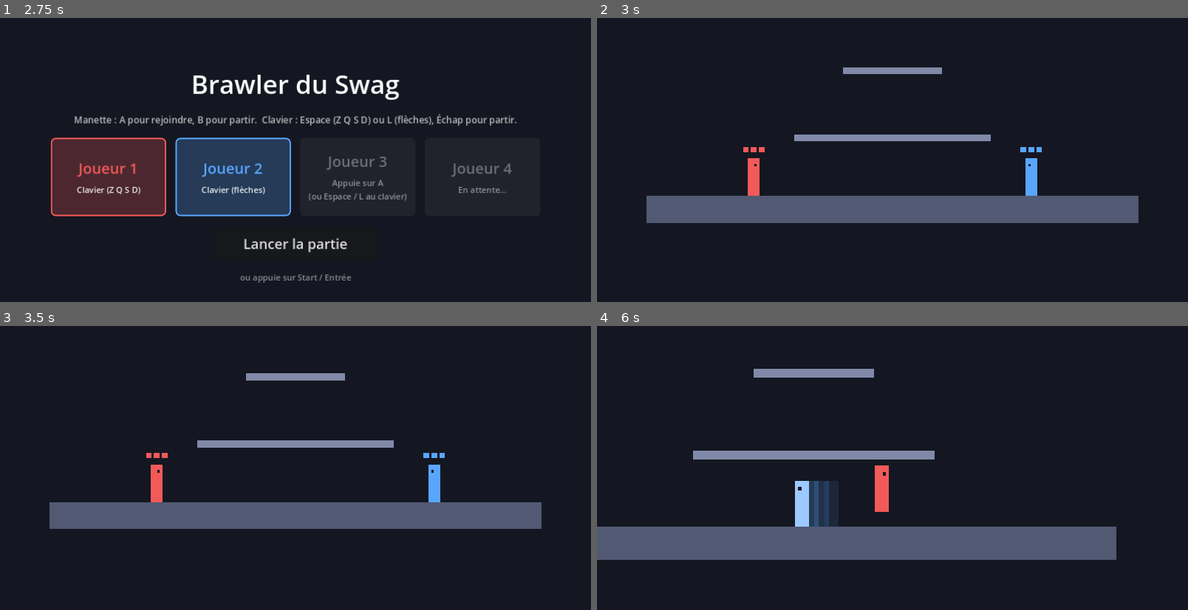
Above: before the commit, frames 1-4 (two rows, left to right).
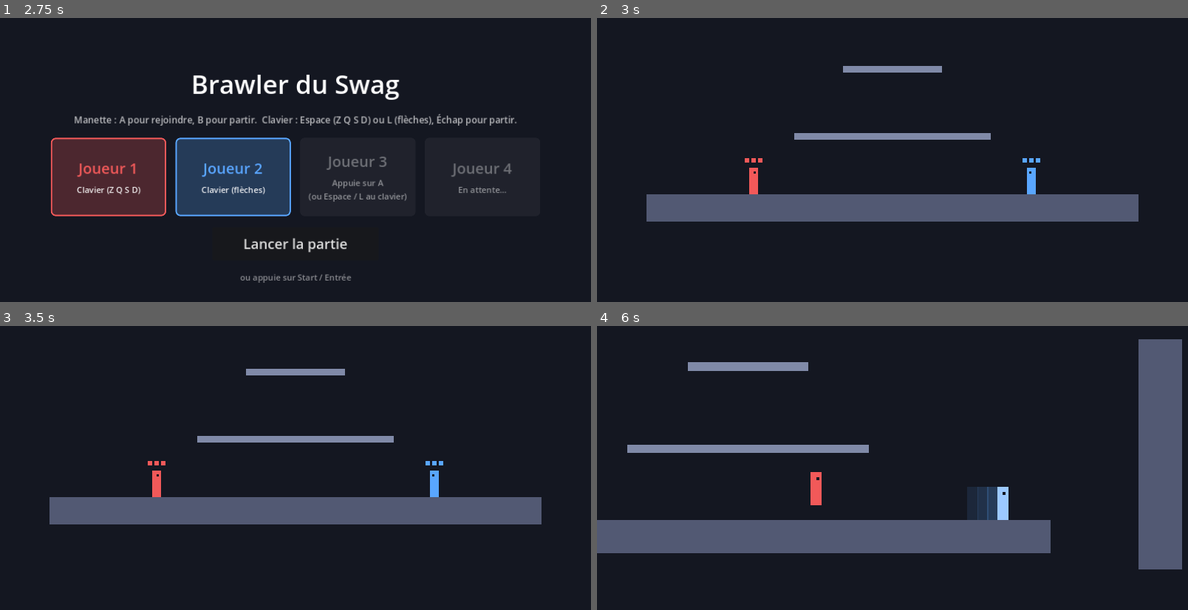
Above: after the commit, the same moments.

Repository: BBStain/jvtest
Game: Godot game, scene res://scenes/lobby.tscn
Two runs of this game, one before a commit and one after it. Both use one fixed random seed, a clock stepped at 60 frames per second and the inputs below.
Inputs (mouse positions are in pixels of both pictures, inside the frame that each line leads up to):
- Up to frame 1 (2.75 s): tap Enter at 0.5, 2 s; move the mouse to (425, 157) at 0.52 s; hold D 0.53-2.03 s; tap F at 0.6 s; click (425, 157) at 0.67 s; tap Space at 0.77, 1.07, 1.25, 1.52, 1.82 s; tap R at 0.8, 1.35 s; move the mouse to (177, 191) at 1.27 s; tap G at 1.55, 2.1 s; move the mouse to (354, 103) at 2.02 s; hold A from 2.03 s (still down); tap L at 2.3 s
- Up to frame 2 (3 s): release A at 2.75 s; click "Lancer la partie" at 2.75 s
- Up to frame 3 (3.5 s): no input
- Up to frame 4 (6 s): move the mouse to (862, 550) at 3.52 s; hold D 3.53-5.03 s; tap L at 3.6 s; click (862, 550) at 3.67 s; tap Space at 3.77, 4.07, 4.52, 4.82, 5.27, 5.57 s; tap K at 3.8, 4.35 s; move the mouse to (1069, 533) at 4.27 s; tap I at 4.55, 5.1 s; move the mouse to (715, 433) at 5.02 s; hold A 5.03-5.78 s; tap J at 5.3, 5.85 s; move the mouse to (922, 482) at 5.77 s; hold D from 5.78 s (still down); click (922, 482) at 5.92 s

Frame 1 is identical in both runs. In frame 2, 1.7% of the frame differs, in the area x 8-92%, y 16-73%; in frame 3, 4.8%; in frame 4, 16%, in the area x 0-99%, y 4-86%.

Commit message:
Personnages plus petits et attaque lourde en arc de cercle
Les barres passent de 26x84 à 20x60. L'attaque lourde (Y, R ou I) lève
l'arme au-dessus de la tête puis balaie en arc jusqu'aux pieds, devant
soi. Si une attaque légère la contre, les deux s'annulent et celui qui a
contré voit sa recharge doublée.

Co-Authored-By: Claude Opus 5.5 (1M context) <noreply@anthropic.com>
Claude-Session: https://claude.ai/code/session_01THvWsQSvKyigxsJfQsC1D9

Diff:
--- a/scripts/fighter.gd
+++ b/scripts/fighter.gd
@@ -14,7 +14,7 @@
 const PLATFORM_LAYER := 3  ## numéro de la couche "plateformes_traversables"
 
 # --- Corps ---
-const BODY_SIZE := Vector2(26, 84)      ## largeur, hauteur de la barre (en pixels)
+const BODY_SIZE := Vector2(20, 60)      ## largeur, hauteur de la barre (en pixels)
 
 # --- Déplacement ---
 const RUN_SPEED := 460.0                ## vitesse de course max
@@ -45,13 +45,24 @@
 const DASH_END_KEEP := 0.4              ## part de la vitesse gardée à la fin du dash
 const AIR_DASHES := 1                   ## dashs possibles en l'air avant de retoucher le sol
 
-# --- Attaque ---
+# --- Attaque légère (X) : un coup droit vers l'adversaire ---
 const ATTACK_STARTUP := 0.04            ## délai avant que le coup touche
 const ATTACK_ACTIVE := 0.10             ## durée pendant laquelle le coup peut toucher
 const ATTACK_COOLDOWN := 0.30           ## temps de recharge entre deux attaques
-const ATTACK_REACH := 62.0              ## distance entre le centre du perso et le centre du coup
-const ATTACK_RADIUS := 34.0             ## taille de la zone qui touche
+const ATTACK_REACH := 48.0              ## distance entre le centre du perso et le centre du coup
+const ATTACK_RADIUS := 26.0             ## taille de la zone qui touche
 const CLASH_LOCKOUT := 0.08             ## petit temps mort après un choc d'attaques
+
+# --- Attaque lourde (Y) : un arc de cercle du dessus de la tête jusqu'aux pieds, devant soi ---
+const HEAVY_STARTUP := 0.18             ## on lève l'arme avant de frapper
+const HEAVY_ACTIVE := 0.18              ## durée du balayage
+const HEAVY_COOLDOWN := 0.65
+const HEAVY_ARC_RADIUS := 56.0          ## distance entre le centre du perso et le bout de l'arme
+const HEAVY_TIP_RADIUS := 24.0          ## taille de la zone qui touche au bout de l'arme
+const HEAVY_ARC_START := -100.0         ## angle de départ en degrés (-90 = droit au-dessus de la tête)
+const HEAVY_ARC_END := 32.0             ## angle d'arrivée (à hauteur des pieds, devant soi)
+const HEAVY_KNOCKBACK := 650.0
+const COUNTER_COOLDOWN_MULT := 2.0      ## contrer une attaque lourde avec une légère : recharge x2
 
 # --- Coup reçu ---
 const INVINCIBLE_TIME := 0.55           ## doit rester plus long que ATTACK_COOLDOWN
@@ -87,6 +98,7 @@
 var _attack_time := -1.0                ## temps écoulé depuis le début de l'attaque (-1 = pas d'attaque)
 var _attack_dir := Vector2.RIGHT
 var _attack_has_hit := false
+var _attack_heavy := false              ## true = attaque lourde en cours
 var _attack_cooldown_timer := 0.0
 
 var _invincible_timer := 0.0
@@ -149,7 +161,9 @@
 		_tick_movement(input, on_floor, delta)
 
 	if input.attack_pressed:
-		_try_start_attack()
+		_try_start_attack(false)
+	elif input.heavy_pressed:
+		_try_start_attack(true)
 	_tick_attack(delta)
 
 	move_and_slide()
@@ -232,7 +246,7 @@
 		velocity *= DASH_END_KEEP
 
 
-func _try_start_attack() -> void:
+func _try_start_attack(heavy: bool) -> void:
 	if not can_attack():
 		return
 	if target != null and not target.eliminated:
@@ -242,17 +256,37 @@
 		_attack_dir = Vector2(facing, 0.0)
 	if absf(_attack_dir.x) > 0.1:
 		facing = signf(_attack_dir.x)
+	_attack_heavy = heavy
 	_attack_time = 0.0
 	_attack_has_hit = false
-	_attack_cooldown_timer = ATTACK_COOLDOWN
+	_attack_cooldown_timer = HEAVY_COOLDOWN if heavy else ATTACK_COOLDOWN
 
 
 func _tick_attack(delta: float) -> void:
 	if _attack_time < 0.0:
 		return
 	_attack_time += delta
-	if _attack_time >= ATTACK_STARTUP + ATTACK_ACTIVE:
+	if _attack_time >= _attack_startup() + _attack_active():
 		_attack_time = -1.0
+
+
+func _attack_startup() -> float:
+	return HEAVY_STARTUP if _attack_heavy else ATTACK_STARTUP
+
+
+func _attack_active() -> float:
+	return HEAVY_ACTIVE if _attack_heavy else ATTACK_ACTIVE
+
+
+## Angle actuel de l'arme pendant l'attaque lourde (en radians, côté "facing").
+func _heavy_angle() -> float:
+	var progress := clampf((_attack_time - HEAVY_STARTUP) / HEAVY_ACTIVE, 0.0, 1.0)
+	return deg_to_rad(lerpf(HEAVY_ARC_START, HEAVY_ARC_END, progress))
+
+
+## Position du bout de l'arme (par rapport au centre du perso) pour un angle donné.
+func _heavy_tip(angle: float) -> Vector2:
+	return Vector2(facing * cos(angle), sin(angle)) * HEAVY_ARC_RADIUS
 
 
 func _cancel_attack() -> void:
@@ -278,7 +312,7 @@
 
 
 func _is_attack_startup_or_active() -> bool:
-	return _attack_time >= 0.0 and _attack_time < ATTACK_STARTUP + ATTACK_ACTIVE
+	return _attack_time >= 0.0 and _attack_time < _attack_startup() + _attack_active()
 
 
 func can_attack() -> bool:
@@ -288,12 +322,27 @@
 
 ## Le coup peut-il toucher en ce moment ?
 func is_attack_active() -> bool:
-	return _attack_time >= ATTACK_STARTUP and _attack_time < ATTACK_STARTUP + ATTACK_ACTIVE \
+	return _attack_time >= _attack_startup() and _attack_time < _attack_startup() + _attack_active() \
 		and not _attack_has_hit
 
 
+func is_heavy_attack() -> bool:
+	return _attack_heavy
+
+
+## Centre de la zone qui touche : devant soi pour l'attaque légère, au bout de l'arme pour la lourde.
 func attack_center() -> Vector2:
+	if _attack_heavy:
+		return global_position + _heavy_tip(_heavy_angle())
 	return global_position + _attack_dir * ATTACK_REACH
+
+
+func attack_radius() -> float:
+	return HEAVY_TIP_RADIUS if _attack_heavy else ATTACK_RADIUS
+
+
+func attack_knockback() -> float:
+	return HEAVY_KNOCKBACK if _attack_heavy else HIT_KNOCKBACK
 
 
 func attack_direction() -> Vector2:
@@ -316,17 +365,18 @@
 
 
 ## Deux attaques se sont touchées : elles s'annulent et on est repoussé.
-func clash(push_dir: Vector2) -> void:
+## countered_heavy = on a contré une attaque lourde avec une légère : recharge doublée.
+func clash(push_dir: Vector2, countered_heavy := false) -> void:
 	_cancel_attack()
-	_attack_cooldown_timer = CLASH_LOCKOUT
+	_attack_cooldown_timer = ATTACK_COOLDOWN * COUNTER_COOLDOWN_MULT if countered_heavy else CLASH_LOCKOUT
 	velocity = push_dir * CLASH_PUSH + Vector2(0.0, -150.0)
 	_knockback_timer = KNOCKBACK_TIME
 
 
-func take_hit(hit_dir: Vector2) -> void:
+func take_hit(hit_dir: Vector2, knockback := HIT_KNOCKBACK) -> void:
 	_cancel_attack()
 	_dash_timer = 0.0
-	velocity = hit_dir * HIT_KNOCKBACK + Vector2(0.0, -200.0)
+	velocity = hit_dir * knockback + Vector2(0.0, -200.0)
 	_knockback_timer = KNOCKBACK_TIME
 	_lose_life()
 
@@ -383,10 +433,24 @@
 	draw_rect(body, body_color)
 
 	# Petit œil pour voir de quel côté on regarde
-	draw_rect(Rect2(Vector2(facing * 4.0 - 3.0, -BODY_SIZE.y / 2.0 + 12.0), Vector2(6, 6)), Color(0.08, 0.09, 0.13))
-
-	# L'attaque : une barre blanche orientée vers l'adversaire
-	if is_attacking():
+	draw_rect(Rect2(Vector2(facing * 3.0 - 2.5, -BODY_SIZE.y / 2.0 + 9.0), Vector2(5, 5)), Color(0.08, 0.09, 0.13))
+
+	# L'attaque lourde : l'arme levée au-dessus de la tête, puis un arc jusqu'aux pieds
+	if is_attacking() and _attack_heavy:
+		var angle := _heavy_angle()
+		if _attack_time >= HEAVY_STARTUP:
+			var trail := PackedVector2Array()
+			var start := deg_to_rad(HEAVY_ARC_START)
+			for i in 9:
+				trail.append(_heavy_tip(lerpf(start, angle, i / 8.0)))
+			draw_polyline(trail, Color(color.lightened(0.5), 0.5), 10.0)
+		var tip := _heavy_tip(angle)
+		var blade_color := Color(1, 1, 1, 0.95) if _attack_time >= HEAVY_STARTUP else Color(1, 1, 1, 0.6)
+		draw_line(tip * 0.2, tip, blade_color, 9.0)
+		draw_circle(tip, 9.0, color.lightened(0.6))
+
+	# L'attaque légère : une barre blanche orientée vers l'adversaire
+	elif is_attacking():
 		draw_set_transform(Vector2.ZERO, _attack_dir.angle())
 		var length := ATTACK_REACH + ATTACK_RADIUS
 		if _attack_time < ATTACK_STARTUP:
@@ -399,10 +463,10 @@
 	# Les vies au-dessus de la tête
 	if _lives_show_timer > 0.0:
 		var alpha := clampf(_lives_show_timer / 0.4, 0.0, 1.0)
-		var size := 12.0
-		var gap := 6.0
+		var size := 10.0
+		var gap := 5.0
 		var total := START_LIVES * size + (START_LIVES - 1) * gap
-		var y := -BODY_SIZE.y / 2.0 - 26.0
+		var y := -BODY_SIZE.y / 2.0 - 22.0
 		for i in START_LIVES:
 			var pip := Rect2(-total / 2.0 + i * (size + gap), y, size, size)
 			if i < lives:
--- a/scripts/game.gd
+++ b/scripts/game.gd
@@ -116,6 +116,7 @@
 
 
 ## Deux attaques qui se touchent s'annulent et repoussent les deux joueurs.
+## Si une attaque légère contre une attaque lourde, celui qui a contré a une recharge doublée.
 func _resolve_clashes() -> void:
 	for i in fighters.size():
 		for j in range(i + 1, fighters.size()):
@@ -123,15 +124,15 @@
 			var b := fighters[j]
 			if not (a.is_attack_active() and b.is_attack_active()):
 				continue
-			if a.attack_center().distance_to(b.attack_center()) > Fighter.ATTACK_RADIUS * 2.0:
+			if a.attack_center().distance_to(b.attack_center()) > a.attack_radius() + b.attack_radius():
 				continue
 			var push := a.global_position - b.global_position
 			if push.length() < 1.0:
 				push = Vector2(-1.0, 0.0)
 			push.y = 0.0
 			push = push.normalized()
-			a.clash(push)
-			b.clash(-push)
+			a.clash(push, b.is_heavy_attack() and not a.is_heavy_attack())
+			b.clash(-push, a.is_heavy_attack() and not b.is_heavy_attack())
 
 
 func _resolve_hits() -> void:
@@ -141,8 +142,11 @@
 		for victim in fighters:
 			if victim == attacker or not victim.can_be_hit():
 				continue
-			if _circle_hits_rect(attacker.attack_center(), Fighter.ATTACK_RADIUS, victim.body_rect()):
-				victim.take_hit(attacker.attack_direction())
+			if _circle_hits_rect(attacker.attack_center(), attacker.attack_radius(), victim.body_rect()):
+				var hit_dir := (victim.global_position - attacker.global_position).normalized()
+				if not attacker.is_heavy_attack():
+					hit_dir = attacker.attack_direction()
+				victim.take_hit(hit_dir, attacker.attack_knockback())
 				attacker.mark_attack_hit()
 				break
 
--- a/scripts/input/input_bindings.gd
+++ b/scripts/input/input_bindings.gd
@@ -7,35 +7,39 @@
 ##   {"type": "keyboard", "layout": 1}  -> clavier, côté droit (flèches)
 ##   {"type": "joypad", "id": 2}        -> la manette n°2 connectée
 ##
-## Manette : stick gauche ou croix pour bouger, A sauter, X attaquer, gâchette gauche (ou LB) dash.
+## Manette : stick gauche ou croix pour bouger, A sauter, X attaque légère, Y attaque lourde,
+## gâchette gauche (ou LB) dash.
 ## Les touches clavier sont des touches PHYSIQUES : "W A S D" ici = "Z Q S D" sur un clavier AZERTY.
 
 const KEYBOARD_LAYOUTS := [
-	# Clavier gauche : Z Q S D pour bouger, Espace saut, F attaque, G dash
+	# Clavier gauche : Z Q S D pour bouger, Espace saut, F attaque légère, R attaque lourde, G dash
 	{
 		"name": "Clavier (Z Q S D)",
 		"left": [KEY_A], "right": [KEY_D], "up": [KEY_W], "down": [KEY_S],
-		"jump": [KEY_SPACE], "attack": [KEY_F], "dash": [KEY_G],
+		"jump": [KEY_SPACE], "attack": [KEY_F], "heavy": [KEY_R], "dash": [KEY_G],
 	},
-	# Clavier droit : flèches pour bouger, L saut, K attaque, J dash (ou pavé numérique 0 / 1 / 2)
+	# Clavier droit : flèches pour bouger, L saut, K attaque légère, I attaque lourde, J dash
+	# (ou pavé numérique 0 / 1 / 3 / 2)
 	{
 		"name": "Clavier (flèches)",
 		"left": [KEY_LEFT], "right": [KEY_RIGHT], "up": [KEY_UP], "down": [KEY_DOWN],
-		"jump": [KEY_L, KEY_KP_0], "attack": [KEY_K, KEY_KP_1], "dash": [KEY_J, KEY_KP_2],
+		"jump": [KEY_L, KEY_KP_0], "attack": [KEY_K, KEY_KP_1], "heavy": [KEY_I, KEY_KP_3],
+		"dash": [KEY_J, KEY_KP_2],
 	},
 ]
 
 const GAMEPAD_BUTTONS := {
 	"left": [JOY_BUTTON_DPAD_LEFT], "right": [JOY_BUTTON_DPAD_RIGHT],
 	"up": [JOY_BUTTON_DPAD_UP], "down": [JOY_BUTTON_DPAD_DOWN],
-	"jump": [JOY_BUTTON_A], "attack": [JOY_BUTTON_X], "dash": [JOY_BUTTON_LEFT_SHOULDER],
+	"jump": [JOY_BUTTON_A], "attack": [JOY_BUTTON_X], "heavy": [JOY_BUTTON_Y],
+	"dash": [JOY_BUTTON_LEFT_SHOULDER],
 }
 const GAMEPAD_AXES := {
 	"left": [JOY_AXIS_LEFT_X, -1.0], "right": [JOY_AXIS_LEFT_X, 1.0],
 	"up": [JOY_AXIS_LEFT_Y, -1.0], "down": [JOY_AXIS_LEFT_Y, 1.0],
 	"dash": [JOY_AXIS_TRIGGER_LEFT, 1.0],
 }
-const ACTIONS := ["left", "right", "up", "down", "jump", "attack", "dash"]
+const ACTIONS := ["left", "right", "up", "down", "jump", "attack", "heavy", "dash"]
 const DEADZONE := 0.35
 
 
--- a/scripts/input/input_state.gd
+++ b/scripts/input/input_state.gd
@@ -8,14 +8,15 @@
 var down_pressed := false   ## bas appuyé cette frame : descendre d'une plateforme
 var jump_pressed := false   ## saut appuyé cette frame
 var jump_held := false      ## saut maintenu (saut plus haut si on garde appuyé)
-var attack_pressed := false
+var attack_pressed := false  ## attaque légère
+var heavy_pressed := false   ## attaque lourde
 var dash_pressed := false
 
 
 func to_dict() -> Dictionary:
 	return {
 		"sx": stick.x, "sy": stick.y, "dp": down_pressed,
-		"j": jump_pressed, "jh": jump_held, "a": attack_pressed, "d": dash_pressed,
+		"j": jump_pressed, "jh": jump_held, "a": attack_pressed, "h": heavy_pressed, "d": dash_pressed,
 	}
 
 
@@ -26,5 +27,6 @@
 	s.jump_pressed = data.get("j", false)
 	s.jump_held = data.get("jh", false)
 	s.attack_pressed = data.get("a", false)
+	s.heavy_pressed = data.get("h", false)
 	s.dash_pressed = data.get("d", false)
 	return s
--- a/scripts/input/local_input_source.gd
+++ b/scripts/input/local_input_source.gd
@@ -16,5 +16,6 @@
 	s.jump_pressed = Input.is_action_just_pressed(_prefix + "jump")
 	s.jump_held = Input.is_action_pressed(_prefix + "jump")
 	s.attack_pressed = Input.is_action_just_pressed(_prefix + "attack")
+	s.heavy_pressed = Input.is_action_just_pressed(_prefix + "heavy")
 	s.dash_pressed = Input.is_action_just_pressed(_prefix + "dash")
 	return s
--- a/tests/sim_test.gd
+++ b/tests/sim_test.gd
@@ -49,7 +49,7 @@
 	p1.input_source = Scripted.new(func(s, f): pass)
 	p2.input_source = Scripted.new(func(s, f): pass)
 	await step(60)
-	check(p1.is_on_floor() and absf(p1.position.y - (570 - 42)) < 3, "J1 au sol (y=%.1f)" % p1.position.y)
+	check(p1.is_on_floor() and absf(p1.position.y - (570 - 30)) < 3, "J1 au sol (y=%.1f)" % p1.position.y)
 	await shot("01_debut")
 
 	# 2) J1 marche vers J2 et attaque : J2 perd une vie
@@ -83,6 +83,33 @@
 	check(p1.position.x < 570 and p2.position.x > 710, "Choc : les deux repoussés (x = %.0f / %.0f)" % [p1.position.x, p2.position.x])
 	check(p1.can_attack(), "Choc : J1 peut ré-attaquer vite")
 
+	# 4b) Attaque lourde : l'arc touche un adversaire proche, devant soi
+	await new_game()
+	p1 = game.fighters[0]; p2 = game.fighters[1]
+	p1.position.x = 600; p2.position.x = 650
+	p1.input_source = Scripted.new(func(s, f): s.heavy_pressed = f == 30)
+	p2.input_source = Scripted.new(func(s, f): pass)
+	await step(42)
+	await shot("08_lourde")
+	await step(10)
+	check(p2.lives == 2, "Attaque lourde : J2 touché (vies = %d)" % p2.lives)
+
+	# 4c) Attaque lourde contrée par une légère : personne touché, recharge doublée pour celui qui contre
+	await new_game()
+	p1 = game.fighters[0]; p2 = game.fighters[1]
+	p1.position.x = 600; p2.position.x = 690
+	p1.input_source = Scripted.new(func(s, f): s.heavy_pressed = f == 30)
+	p2.input_source = Scripted.new(func(s, f): s.attack_pressed = f == 42)
+	var clash_seen := false
+	for i in 60:
+		await step(1)
+		if p2._attack_cooldown_timer > Fighter.ATTACK_COOLDOWN * 1.5:
+			clash_seen = true
+			break
+	check(clash_seen, "Contre : recharge de J2 doublée (%.2f s)" % p2._attack_cooldown_timer)
+	check(p1.lives == 3 and p2.lives == 3, "Contre : personne ne perd de vie (%d / %d)" % [p1.lives, p2.lives])
+	check(p1._attack_cooldown_timer <= Fighter.CLASH_LOCKOUT, "Contre : J1 (attaque lourde) peut vite réattaquer")
+
 	# 5) Dash = intouchable
 	await new_game()
 	p1 = game.fighters[0]; p2 = game.fighters[1]
@@ -111,14 +138,14 @@
 		min_y = minf(min_y, p1.position.y)
 		if i == 70:
 			await shot("03_triple_saut")
-	check(p1.is_on_floor() and absf(p1.position.y - (282 - 42)) < 3, "Arrivé sur la plateforme du haut (y=%.1f, plus haut=%.1f)" % [p1.position.y, min_y])
+	check(p1.is_on_floor() and absf(p1.position.y - (282 - 30)) < 3, "Arrivé sur la plateforme du haut (y=%.1f, plus haut=%.1f)" % [p1.position.y, min_y])
 
 	# 7) Descendre avec bas
 	p1.input_source = Scripted.new(func(s, f):
 		s.stick.y = 1.0 if f < 3 else 0.0
 		s.down_pressed = f == 0)
 	await step(40)
-	check(p1.is_on_floor() and absf(p1.position.y - (432 - 42)) < 3, "Descendu sur la plateforme du milieu (y=%.1f)" % p1.position.y)
+	check(p1.is_on_floor() and absf(p1.position.y - (432 - 30)) < 3, "Descendu sur la plateforme du milieu (y=%.1f)" % p1.position.y)
 
 	# 7b) Mur : on glisse lentement, sauts et dash rechargés, le saut mural éjecte du mur
 	await new_game()
Not shown, changed: README.md
